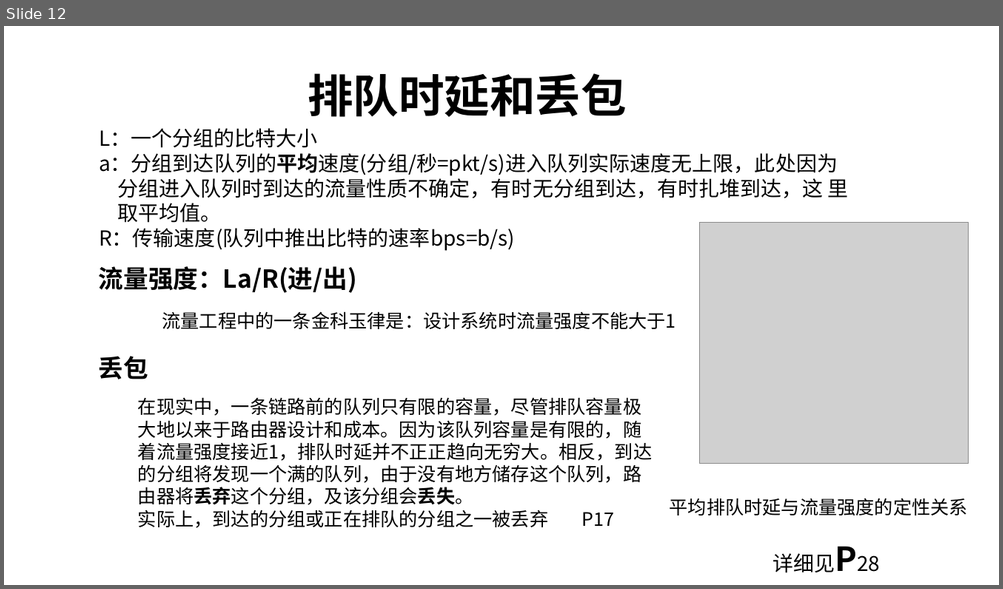
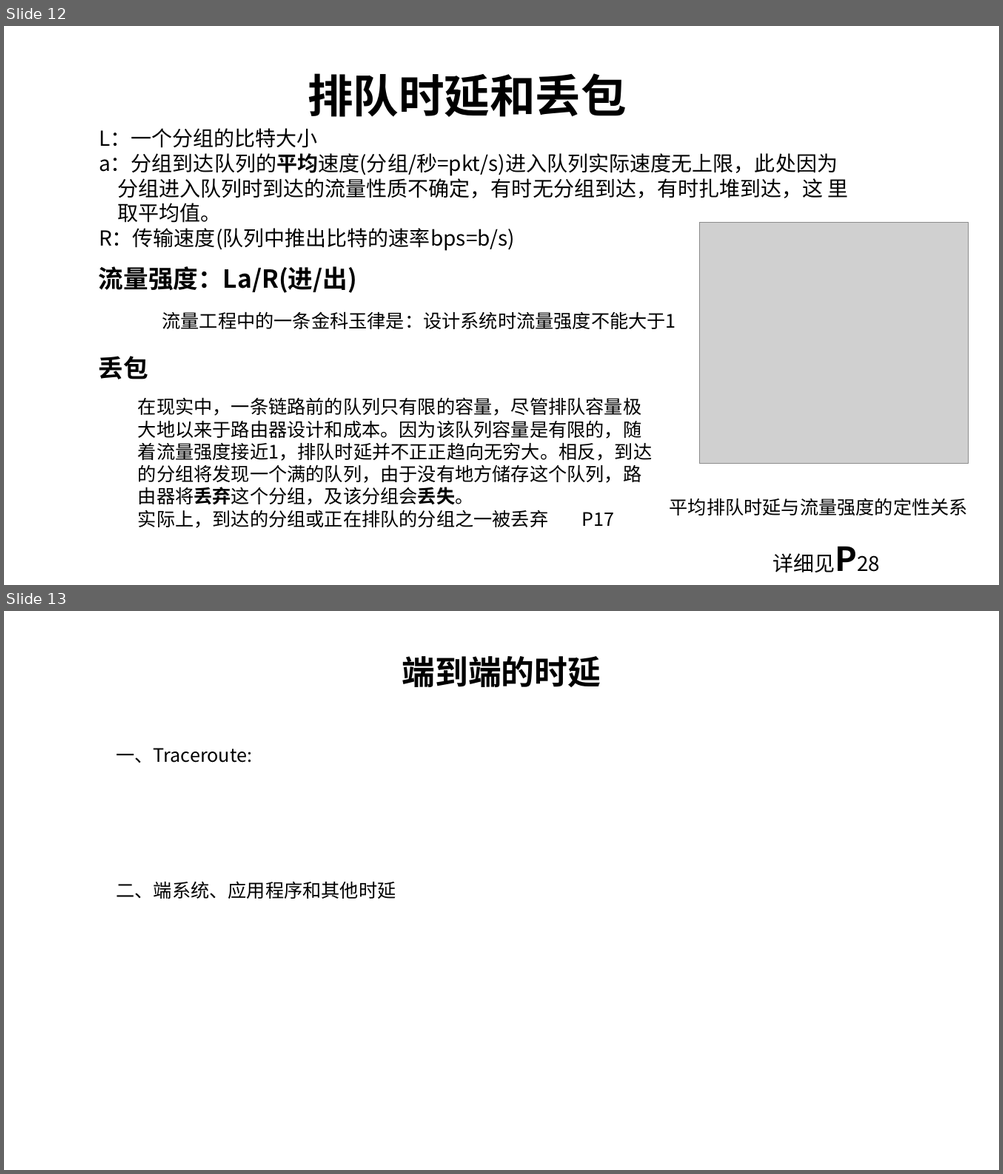
Before and after one commit to kuan525/Computer-Networking-A-top-down-Approach, a slide deck: 计算机网络和因特网.pptx. Shown one above the other, each under a label of ours: slide 12 before the commit, slides 12 and 13 after it. The pictures are 1003x589 and 1003x1174 pixels, drawn with LibreOffice and Linux fonts; fonts in the diff are those of the drawing; grey boxes stand for pictures. Boxes give left, top, right and bottom in pixels: in the first picture for what was removed or moved away, otherwise in the second. Text is boxed around its words. In the diff, an @@ line names an element or a change of style, - is before the commit and + after.

Commit message:
2021.2.25笔记

```diff
--- a/计算机网络和因特网.pptx
+++ b/计算机网络和因特网.pptx
@@ slide 13 added at (x1=4, y1=611, x2=999, y2=1170), background #FFFFFF @@
@@ text added at (x1=401, y1=656, x2=600, y2=687), 32 pt, text #000000, bold @@
+端到端的时延
@@ text added at (x1=116, y1=748, x2=252, y2=763), 18 pt, text #000000 @@
+一、Traceroute:
@@ text added at (x1=116, y1=881, x2=395, y2=899), 18 pt, text #000000 @@
+二、端系统、应用程序和其他时延
```
Also in this commit, not shown: 1 other slide added, 1 slide removed.
